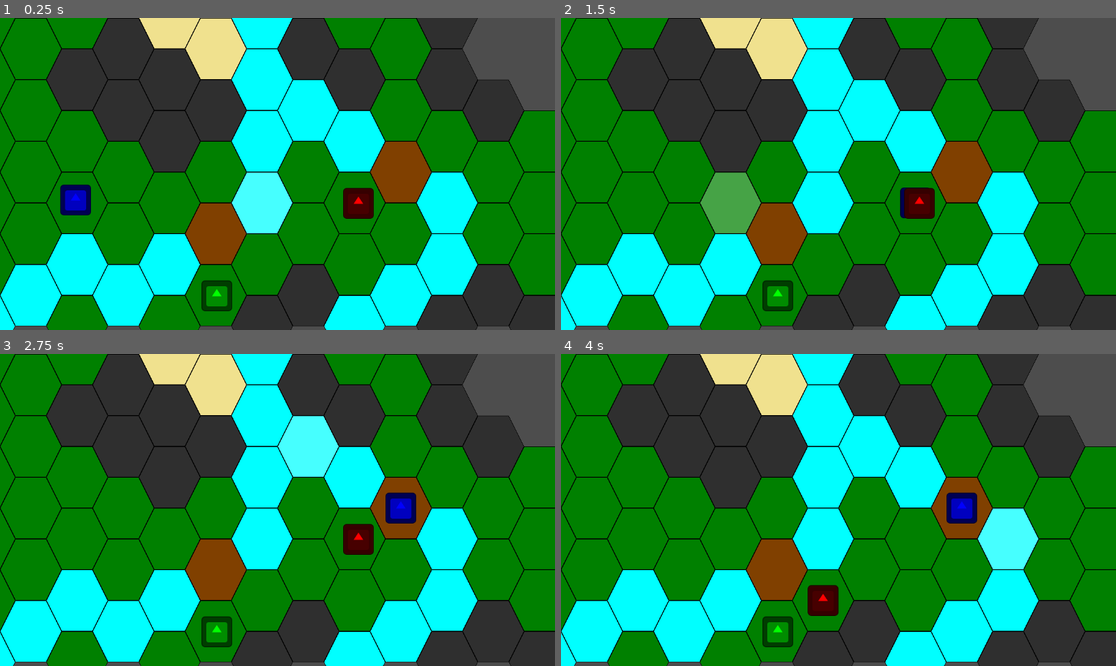
Above: before the commit, frames 1-4 (two rows, left to right).
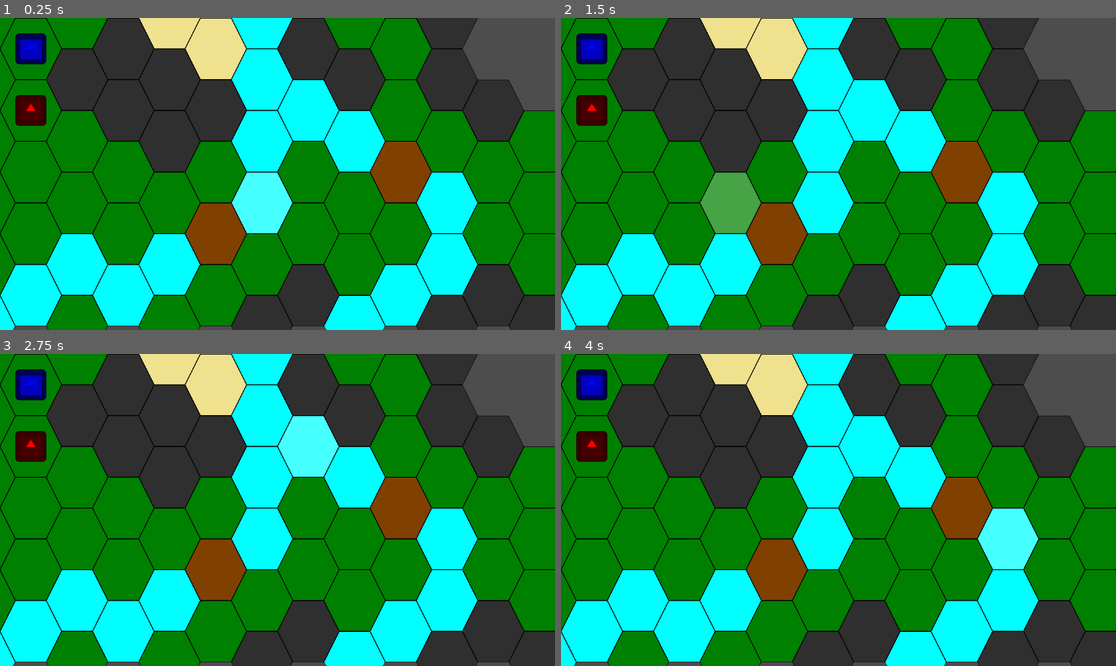
Above: after the commit, the same moments.

Repository: AidasLit/Hex-game-uni
Game: Godot game, scene res://main_scenes/combat_scene.tscn
Two runs of this game, one before a commit and one after it. Both use one fixed random seed, a clock stepped at 60 frames per second and the inputs below. The engine's default icon, where the game draws it, is replaced by a stand-in: a white triangle on a blue panel in a dark square.
Inputs (mouse positions are in pixels of both pictures, inside the frame that each line leads up to):
- Up to frame 1 (0.25 s): no input
- Up to frame 2 (1.5 s): tap Enter at 0.5 s; move the mouse to (960, 158) at 0.52 s; click (960, 158) at 0.67 s; move the mouse to (727, 189) at 1.27 s; click (727, 189) at 1.42 s
- Up to frame 3 (2.75 s): tap Space at 2 s; move the mouse to (333, 441) at 2.02 s; click (333, 441) at 2.17 s
- Up to frame 4 (4 s): tap Enter at 2.75 s; move the mouse to (810, 572) at 2.77 s; click (810, 572) at 2.92 s; move the mouse to (1005, 556) at 3.52 s; click (1005, 556) at 3.67 s

The runs differ from the first frame. In frame 1, 2.5% of the frame differs, in the area x 2-68%, y 4-94%; in frame 2, 2.1%; in frame 3, 2.5%; in frame 4, 2.5%, in the area x 2-75%, y 4-94%.

Commit message:
made units organise at the start, temporary

Diff:
--- a/main_scenes/combat_scene.gd
+++ b/main_scenes/combat_scene.gd
@@ -31,8 +31,13 @@
 	print(active_unit.my_name)
 
 func _setup_units() -> void:
+	var i = 0
 	for unit : PlayableUnit in get_tree().get_nodes_in_group("unit"):
+		var start_location = grid_system._map_to_local(Vector2i(grid_system.astargrid.get_point_position(i)))
 		unit.unit_owner = Globals.UnitOwner.Player
+		unit.goto_location(start_location)
+		grid_system.set_unit_on_tile(start_location, true)
+		i += 1
 		action_queue.push_back(unit)
 
 	active_unit = action_queue.pop_front()
